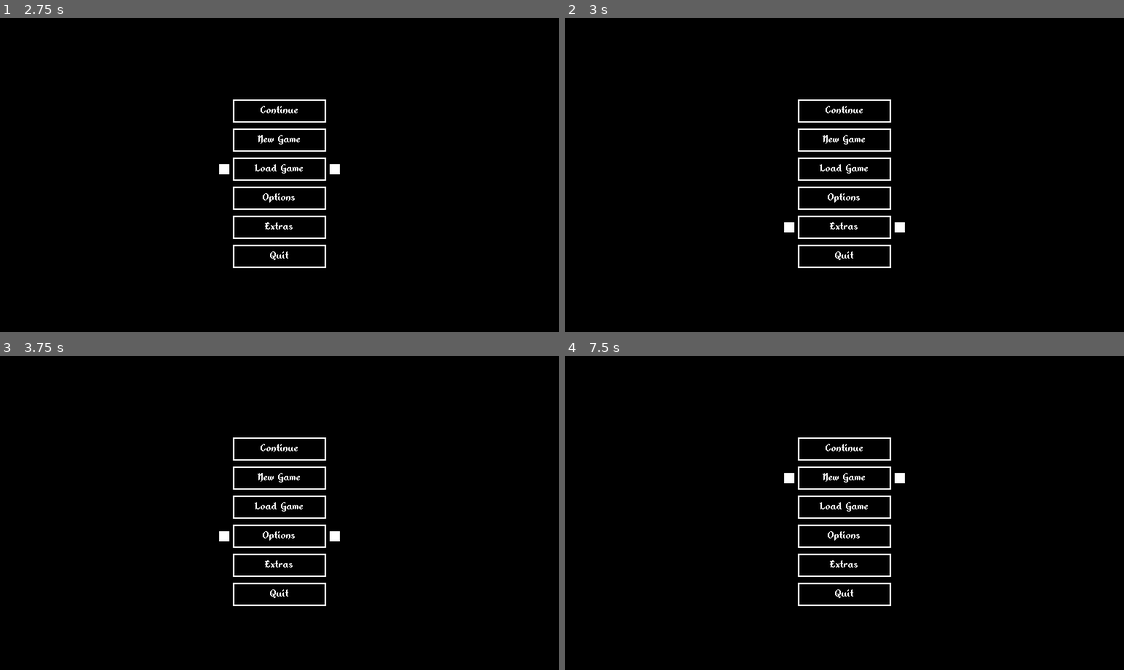
Above: before the commit, frames 1-4 (two rows, left to right).
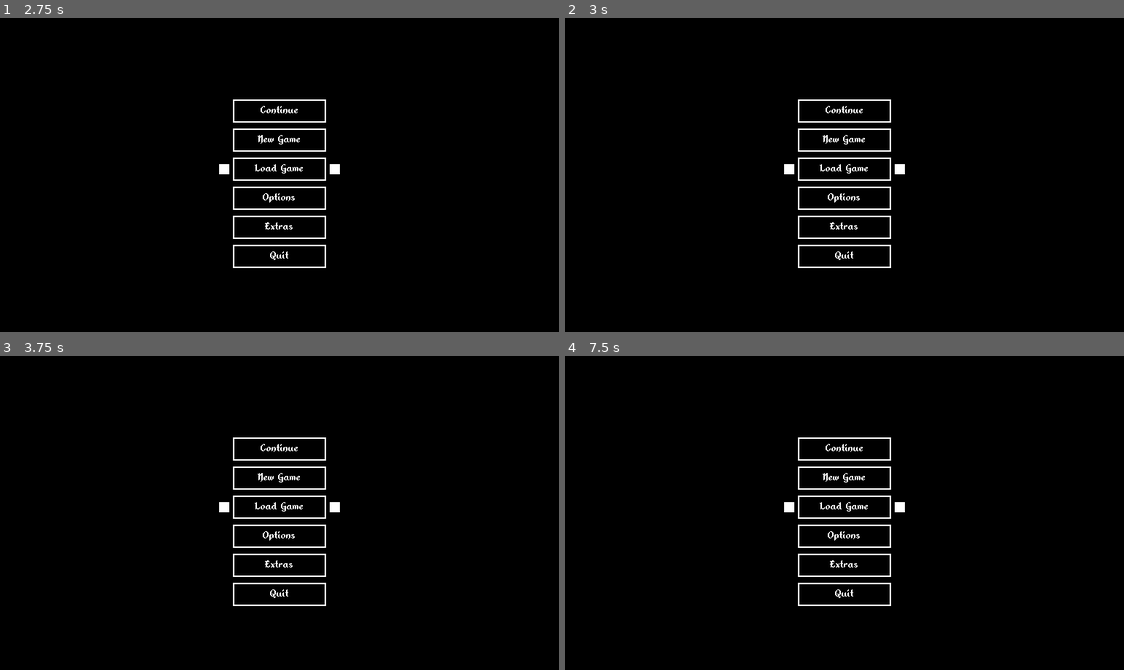
Above: after the commit, the same moments.

Repository: Lonk226/friendly-adventure
Game: Godot game, scene res://Scenes/main_menu.tscn
Same seed, same stepped clock (60 frames per second), same inputs: the game is played once before the commit and once after it.
Inputs (mouse positions are in pixels of both pictures, inside the frame that each line leads up to):
- Up to frame 1 (2.75 s): tap Enter (start) at 0.5, 0.6, 1.25, 1.55, 2, 2.1 s; move the mouse to (402, 159) at 0.52 s; hold Right (right) 0.53-2.03 s; tap X (jump) at 0.77, 1.52 s; move the mouse to (167, 190) at 1.27 s; tap C (roll) at 1.35 s; move the mouse to (335, 105) at 2.02 s; hold Left (left) from 2.03 s (still down)
- Up to frame 2 (3 s): tap Enter (start) at 2.75 s; move the mouse to (816, 237) at 2.77 s; release Left (left) at 2.78 s; hold Right (right) from 2.78 s (still down); tap Z (super_dash) at 2.85 s
- Up to frame 3 (3.75 s): keep holding Right (right); tap X (jump) at 3.02 s; tap Enter (start) at 3.05, 3.5 s; move the mouse to (447, 560) at 3.52 s; tap Up (talk) at 3.6 s
- Up to frame 4 (7.5 s): tap X (jump) at 3.77, 4.52, 6.02, 6.77 s; tap Enter (start) at 3.8, 4.25, 4.35, 5.3, 5.85, 6.8 s; move the mouse to (676, 465) at 4.27 s; release Right (right) at 4.28 s; hold Left (left) 4.28-5.03 s; move the mouse to (872, 513) at 5.02 s; hold Right (right) 5.03-5.78 s; tap C (roll) at 5.1 s; move the mouse to (760, 434) at 5.77 s; hold Left (left) 5.78-7.28 s; move the mouse to (967, 497) at 6.52 s; tap Z (super_dash) at 6.6 s; move the mouse to (732, 528) at 7.27 s; hold Right (right) from 7.28 s (still down); tap Up (talk) at 7.35 s

Frame 1 is identical in both runs. In frame 2, 0.2% of the frame differs, in the area x 39-61%, y 46-69%; in frame 3, 0.2%; in frame 4, 0.2%.

Commit message:
menu updates

Diff:
--- a/Into the Abyss/Scenes/player.tscn
+++ b/Into the Abyss/Scenes/player.tscn
@@ -466,3 +466,4 @@
 [connection signal="timeout" from="Buffer Timer" to="." method="_on_buffer_timer_timeout"]
 [connection signal="timeout" from="Buffer Timer 2" to="." method="_on_buffer_timer_timeout"]
 [connection signal="timeout" from="Buffer Timer 2" to="." method="_on_buffer_timer_2_timeout"]
+[connection signal="pressed" from="UI/TextureButton" to="." method="_on_texture_button_pressed"]
--- a/Into the Abyss/Scenes/screen_transition.tscn
+++ b/Into the Abyss/Scenes/screen_transition.tscn
@@ -66,8 +66,7 @@
 
 [node name="ColorRect" type="ColorRect" parent="CanvasLayer"]
 z_index = 3
-offset_left = 768.0
-offset_right = 1536.0
+offset_right = 768.0
 offset_bottom = 432.0
 color = Color(0, 0, 0, 1)
 
--- a/Into the Abyss/Scripts/main_menu.gd
+++ b/Into the Abyss/Scripts/main_menu.gd
@@ -2,6 +2,7 @@
 
 var cooling_down: bool = false
 var cooldown: float = 0.2
+var fading: bool = false
 
 func _ready() -> void:
 	get_tree().get_first_node_in_group("MenuButton").highlighted = true
@@ -11,11 +12,12 @@
 func _process(delta: float) -> void:
 	$"Mouse Tracker/CollisionShape2D".global_position = get_global_mouse_position()
 	if Input.is_action_just_pressed("start") and $"Title Screen" == null:
+		fading = true
 		if $VBoxContainer/Continue.highlighted:
 			print("continue game")
 		elif $"VBoxContainer/New Game".highlighted:
 			var tween = get_tree().create_tween()
-			tween.tween_property($VBoxContainer, "modulate", Color.TRANSPARENT, 1)
+			tween.tween_property($VBoxContainer, "modulate", Color(0.0, 0.0, 0.0, 0.0), 1)
 			await get_tree().create_timer(1).timeout
 			ScreenTransition.color_rect.position.x = 0
 			await get_tree().create_timer(0.01).timeout
@@ -28,7 +30,7 @@
 			print("find extra content")
 		elif $VBoxContainer/Quit.highlighted:
 			get_tree().quit()
-	if Input.is_action_pressed("up") and not cooling_down:
+	if Input.is_action_pressed("up") and not cooling_down and not fading:
 		cooling_down = true
 		if $VBoxContainer/Continue.highlighted:
 			pass
@@ -54,7 +56,7 @@
 			$VBoxContainer/Extras.highlighted = true
 		await get_tree().create_timer(cooldown).timeout
 		cooling_down = false
-	if Input.is_action_pressed("down") and not cooling_down:
+	if Input.is_action_pressed("down") and not cooling_down and not fading:
 		cooling_down = true
 		if $VBoxContainer/Continue.highlighted:
 			for button in get_tree().get_nodes_in_group("MenuButton"):
--- a/Into the Abyss/Scripts/menu_button.gd
+++ b/Into the Abyss/Scripts/menu_button.gd
@@ -14,5 +14,6 @@
 		$ColorRect4.visible = false
 
 func _on_area_2d_area_entered(area: Area2D) -> void:
-	highlighted = true
-	hovered.emit(self)
+	if not $"../..".fading:
+		highlighted = true
+		hovered.emit(self)
--- a/Into the Abyss/Scripts/player.gd
+++ b/Into the Abyss/Scripts/player.gd
@@ -411,3 +411,11 @@
 	tween.tween_property(self, "charge_value", charge_value + charge_up, 0.1)
 	tween.set_ease(Tween.EASE_OUT)
 	tween.set_trans(Tween.TRANS_QUAD)
+
+func _on_texture_button_pressed() -> void:
+	singleton.sc_start.emit()
+	frozen = true
+	await get_tree().create_timer(0.5).timeout
+	get_tree().change_scene_to_file("res://Scenes/main_menu.tscn")
+	frozen = false
+	singleton.sc_end.emit()
